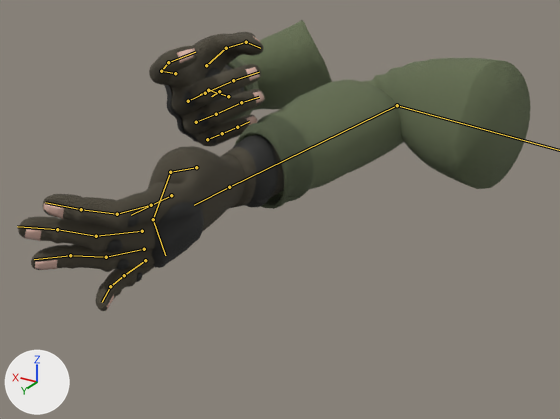
The glTF model assets/models/arms/arms.glb as it was, and as the next commit left it.
The view is the same before and after, from a 50 mm camera at (-0.275, 0.767, -0.067) aimed at (0.101, 0.14, -0.38). The axes (+X, +Y, +Z) are drawn at lower left. The lights are the same throughout. The first picture is the older version. Both versions are drawn at frame 34 of the action 'aeg_Reload'; the numbers are the values there. The bones that change, and the others that lie on the model, are drawn over the model as lines.

The first picture shows 'Arm_L', 'Arm_R', 'GloveKit_L', 'GloveKit_R', 'Nails_L', 'Nails_R'.
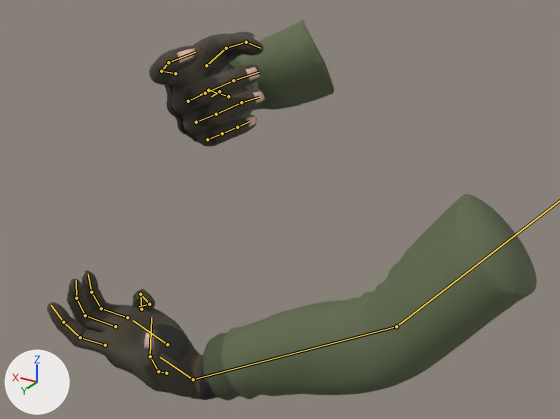
The edits, one by one:
Bone 'UpperArm_L' (bone_upperarm_l) turns from (-102, 43, 35) to (-79, -5, -6) degrees about its own x, y and z.
Bone 'Forearm_L' (bone_forearm_l) turns from (-19, 64, -90) to (-50, -21, 38) degrees about its own x, y and z.
Bone 'Hand_L' (bone_hand_l) turns from (19, 3, -3) to (-55, -1, 6) degrees about its own x, y and z.
Bone 'Index1_L' (bone_index1_l) turns from (-10, 0, 14) to (33, 0, 8) degrees about its own x, y and z.
Bone 'Index2_L' (bone_index2_l) turns from (-20, 0, 0) to (-30, 0, 0) degrees about its own x, y and z.
Bone 'Index3_L' (bone_index3_l) turns from (-5, 0, 0) to (-12, 0, 0) degrees about its own x, y and z.
Bone 'Middle1_L' (bone_middle1_l) turns from (-25, 0, 0) to (25, 0, -8) degrees about its own x, y and z.
Bone 'Middle2_L' (bone_middle2_l) turns from (-7, 0, 0) to (-54, 0, 0) degrees about its own x, y and z.
Bone 'Middle3_L' (bone_middle3_l) turns from (5, 0, 0) to (-18, 0, 0) degrees about its own x, y and z.
Bone 'Pinky1_L' (bone_pinky1_l) turns from (12, 1, -13) to (-44, 1, -17) degrees about its own x, y and z.
Bone 'Pinky2_L' (bone_pinky2_l) turns from (14, 0, 0) to (-133, 0, 0) degrees about its own x, y and z.
Bone 'Pinky3_L' (bone_pinky3_l) turns from (19, 0, 0) to (-96, 0, 0) degrees about its own x, y and z.
Bone 'Ring1_L' (bone_ring1_l) turns from (-20, 0, -9) to (26, 0, -16) degrees about its own x, y and z.
Bone 'Ring2_L' (bone_ring2_l) turns from (-3, 0, 0) to (-50, 0, 0) degrees about its own x, y and z.
Bone 'Ring3_L' (bone_ring3_l) turns from (9, 0, 0) to (-15, 0, 0) degrees about its own x, y and z.
Bone 'Thumb1_L' (bone_thumb1_l) turns from (8, 25, 41) to (-21, -13, -1) degrees about its own x, y and z.
Bone 'Thumb2_L' (bone_thumb2_l) turns from (-10, 5, 56) to (-1, 0, 6) degrees about its own x, y and z.

Where the change shows, as pixel boxes [x1, y1, x2, y2] in the pictures (560 x 419 px):
'Arm_L', posed (19% shorter): before [18, 58, 530, 311]; after [47, 194, 537, 400]
'GloveKit_L', posed (mostly hidden afterwards): before [106, 134, 284, 282]; after [82, 291, 217, 400]
'Nails_L', posed: before [23, 203, 114, 309]; after [144, 333, 154, 349]
bone 'Forearm_L', root to tip: before (397, 105) to (229, 187); after (396, 326) to (193, 379)
bone 'Hand_L', root to tip: before (229, 187) to (194, 205); after (193, 379) to (160, 357)
bone 'Index1_L', root to tip: before (151, 205) to (117, 214); after (105, 345) to (80, 337)
bone 'Index2_L', root to tip: before (117, 214) to (81, 209); after (80, 337) to (63, 322)
bone 'Index3_L', root to tip: before (81, 209) to (45, 202); after (63, 322) to (51, 305)
bone 'Middle1_L', root to tip: before (142, 231) to (96, 236); after (115, 326) to (85, 315)
bone 'Middle2_L', root to tip: before (96, 236) to (57, 229); after (85, 315) to (76, 298)
bone 'Middle3_L', root to tip: before (57, 229) to (17, 226); after (76, 298) to (76, 280)
bone 'Pinky1_L', root to tip: before (145, 260) to (124, 275); after (141, 309) to (140, 294)
bone 'Pinky2_L', root to tip: before (124, 275) to (110, 286); after (140, 294) to (149, 304)
bone 'Pinky3_L', root to tip: before (110, 286) to (102, 302); after (149, 304) to (139, 306)
bone 'Ring1_L', root to tip: before (144, 249) to (106, 257); after (127, 317) to (101, 308)
bone 'Ring2_L', root to tip: before (106, 257) to (70, 255); after (101, 308) to (91, 292)
bone 'Ring3_L', root to tip: before (70, 255) to (34, 259); after (91, 292) to (88, 274)
bone 'Thumb1_L', root to tip: before (196, 167) to (170, 172); after (166, 373) to (158, 371)
bone 'Thumb2_L', root to tip: before (170, 172) to (153, 219); after (158, 371) to (150, 356)
